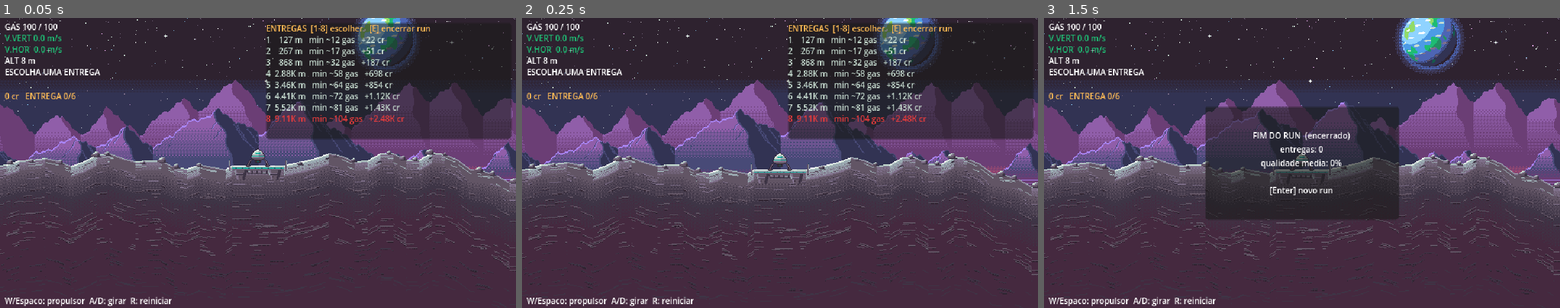
Above: before the commit, frames 1-3 (left to right).
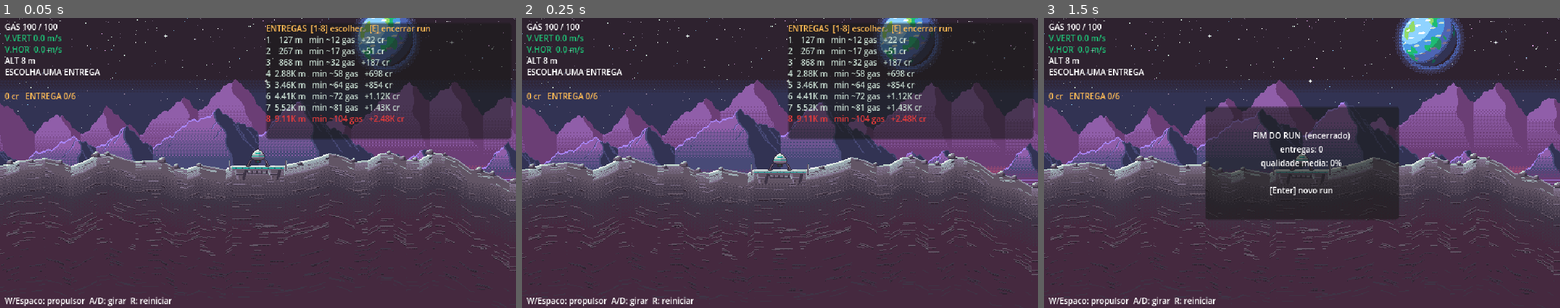
Above: after the commit, the same moments.

Repository: valdersonjr/incremental-lander
Game: Godot game, scene res://game/main.tscn
The game is run twice, just before and just after one commit, with the same random seed, the same clock (stepped at 60 frames per second) and the same inputs.
Inputs:
- Up to frame 1 (0.05 s): no input
- Up to frame 2 (0.25 s): no input
- Up to frame 3 (1.5 s): tap Enter (confirm) at 0.5 s; hold D (rotate_right) 0.53-1.28 s; hold Enter (confirm) 0.53-1.28 s; tap R (restart) at 1.25 s; hold A (rotate_left) from 1.28 s (still down); tap E (end_run) at 1.35 s

The runs differ from the first frame. In frame 1, 1.7% of the frame differs, in the area x 0-100%, y 21-53%; in frame 2, nothing differs; in frame 3, nothing differs.

Commit message:
Fase 8: cenas de Ares, Kronos e Titan no jogo + parallax vertical sem vãos
- pixel-art: export das três cenas aprovadas (mesmo estilo da Lua, rampas próprias)
- godot-dev: fundo com mesmo fator vertical para far/mid/plain e deslocamento limitado
  (planície sempre cobre o pé da tela); teste do limite
- Verificado: 48 testes; demo sem erros nos 4 planetas; capturas em altitude alta

Co-Authored-By: Claude Opus 5.5 <noreply@anthropic.com>
Claude-Session: https://claude.ai/code/session_01JhKCi9Us7j2H5LJGQ5fDNT

Diff:
--- /dev/null
+++ b/assets/bg/ares_layers.json
@@ -0,0 +1,29 @@
+{
+  "notes": "Gerado por art/src/bg/planet_scenes.py (pixel-art). Mesmo contrato de luna_layers.json.",
+  "horizon": 262,
+  "planet_pos": [
+    125,
+    143
+  ],
+  "far_y": 0,
+  "mid_y": 0,
+  "plain_y": 267,
+  "deep_color": "#6e2727",
+  "strip_depth": 176,
+  "strip_width": 128,
+  "face_slope": 0.15,
+  "rock_cell": [
+    16,
+    8
+  ],
+  "rock_base_row": 6,
+  "rock_count": 6,
+  "rock_widths": [
+    4,
+    5,
+    6,
+    8,
+    11,
+    7
+  ]
+}
--- /dev/null
+++ b/assets/bg/kronos_layers.json
@@ -0,0 +1,29 @@
+{
+  "notes": "Gerado por art/src/bg/planet_scenes.py (pixel-art). Mesmo contrato de luna_layers.json.",
+  "horizon": 262,
+  "planet_pos": [
+    411,
+    27
+  ],
+  "far_y": 0,
+  "mid_y": 0,
+  "plain_y": 267,
+  "deep_color": "#2e222f",
+  "strip_depth": 176,
+  "strip_width": 128,
+  "face_slope": 0.15,
+  "rock_cell": [
+    16,
+    8
+  ],
+  "rock_base_row": 6,
+  "rock_count": 6,
+  "rock_widths": [
+    4,
+    5,
+    6,
+    8,
+    11,
+    7
+  ]
+}
--- /dev/null
+++ b/assets/bg/titan_layers.json
@@ -0,0 +1,29 @@
+{
+  "notes": "Gerado por art/src/bg/planet_scenes.py (pixel-art). Mesmo contrato de luna_layers.json.",
+  "horizon": 262,
+  "planet_pos": [
+    123,
+    43
+  ],
+  "far_y": 0,
+  "mid_y": 0,
+  "plain_y": 267,
+  "deep_color": "#323353",
+  "strip_depth": 176,
+  "strip_width": 128,
+  "face_slope": 0.15,
+  "rock_cell": [
+    16,
+    8
+  ],
+  "rock_base_row": 6,
+  "rock_count": 6,
+  "rock_widths": [
+    4,
+    5,
+    6,
+    8,
+    11,
+    7
+  ]
+}
--- a/data/world.json
+++ b/data/world.json
@@ -62,14 +62,15 @@
     }
   },
   "background": {
-    "notes": "Fundo em camadas (arte em assets/bg/<planeta>_ …(81 unchanged characters)… tor [x, y] de rolagem (0 = preso a tela).",
+    "notes": "Fundo em camadas (arte em assets/bg/<planeta>_ …(81 unchanged characters)… tor [x, y] de rolagem (0 = preso a tela); far, mid e plain descem juntos (fator y igual; senao abre vao entre as camadas) — profundidade so no x. ground_margin = px minimos de planicie visiveis embaixo (limita o quanto o fundo desce).",
     "horizon_screen": 196,
+    "ground_margin": 40,
     "layers": {
       "sky": [0.0, 0.0],
       "planet": [0.0, 0.02],
-      "far": [0.03, 0.05],
+      "far": [0.03, 0.1],
       "mid": [0.08, 0.1],
-      "plain": [0.15, 0.16]
+      "plain": [0.15, 0.1]
     }
   },
   "camera": {
--- a/game/background/backdrop.gd
+++ b/game/background/backdrop.gd
@@ -10,6 +10,8 @@
 var _sprites: Dictionary = {}   # nome -> Sprite2D
 var _base: Dictionary = {}      # nome -> Vector2 (posicao na tela com a camera no chao)
 var _factors: Dictionary = {}   # nome -> Vector2
+var _min_y := -INF              # limites do deslocamento vertical (ver setup)
+var _max_y := INF
 
 
 ## Monta as camadas do planeta. ref_y = y da camera (mundo) quando o lander esta no chao da partida.
@@ -41,6 +43,13 @@
 		# o ceu fica preso a tela; o resto acompanha o horizonte deslocado para perto do chao
 		_base[layer_name] = tops[layer_name] + (Vector2.ZERO if layer_name == "sky" else Vector2(0, shift))
 		_factors[layer_name] = _vec(bg["layers"][layer_name])
+	# a planicie (camada mais baixa) precisa sempre cobrir o pe da tela: o fundo desce no maximo ate sobrar
+	# ground_margin px de planicie, e sobe no maximo ate o fim da textura da planicie
+	var view_h := float(ProjectSettings.get_setting("display/window/size/viewport_height"))
+	var plain_top: float = _base["plain"].y
+	var plain_h := float((_sprites["plain"] as Sprite2D).texture.get_height())
+	_max_y = view_h - float(bg["ground_margin"]) - plain_top
+	_min_y = view_h - (plain_top + plain_h)
 	follow(Vector2(0, ref_y))
 
 
@@ -48,7 +57,7 @@
 func follow(cam: Vector2) -> void:
 	for layer_name: String in _sprites:
 		var s: Sprite2D = _sprites[layer_name]
-		var off := TerrainArt.layer_offset(cam, _ref_y, _factors[layer_name])
+		var off := TerrainArt.layer_offset(cam, _ref_y, _factors[layer_name], _min_y, _max_y)
 		s.position = _base[layer_name] + Vector2(0, off.y)
 		if s.region_enabled:
 			s.region_rect.position.x = off.x
--- a/scripts/world/terrain_art.gd
+++ b/scripts/world/terrain_art.gd
@@ -79,9 +79,11 @@
 
 
 ## Deslocamento de uma camada de fundo (coordenadas de tela) para a camera em cam:
-## x = quanto rolar a textura (repete); y = quanto descer a camada quando a camera sobe acima de ref_y.
-static func layer_offset(cam: Vector2, ref_y: float, factor: Vector2) -> Vector2:
-	return Vector2(roundf(cam.x * factor.x), roundf((ref_y - cam.y) * factor.y))
+## x = quanto rolar a textura (repete); y = quanto descer a camada quando a camera sobe acima de ref_y,
+## limitado a [min_y, max_y] (a planicie nunca sai da tela nem descobre o fim da textura).
+static func layer_offset(cam: Vector2, ref_y: float, factor: Vector2, min_y: float = -INF,
+		max_y: float = INF) -> Vector2:
+	return Vector2(roundf(cam.x * factor.x), clampf(roundf((ref_y - cam.y) * factor.y), min_y, max_y))
 
 
 ## Canto sup. esq. do sprite da plataforma (topo do deck = altura da plataforma).
--- a/tests/unit/world/test_terrain_art.gd
+++ b/tests/unit/world/test_terrain_art.gd
@@ -41,7 +41,7 @@
 
 
 func test_planeta_sem_arte_usa_placeholder() -> void:
-	assert_true(TerrainArt.load_meta("titan").is_empty())
+	assert_true(TerrainArt.load_meta("planeta_sem_arte").is_empty())
 
 
 func test_parallax() -> void:
@@ -54,3 +54,10 @@
 	assert_eq(TerrainArt.pad_origin(pad), Vector2(60, 40), "deck de 64 px centrado; topo do deck na linha 10")
 	assert_eq(TerrainArt.beam_origin(pad).y + 84.0, 50.0, "base do feixe encosta no deck")
 	assert_true(TerrainArt.marker_origin(pad).y < TerrainArt.beam_origin(pad).y, "marcador acima do feixe")
+
+
+func test_parallax_limitado() -> void:
+	# camera muito alta: o deslocamento para no limite (a planicie nao sai da tela)
+	assert_eq(TerrainArt.layer_offset(Vector2(0, -5000), 0.0, Vector2(0, 0.1), -90.0, 119.0).y, 119.0)
+	assert_eq(TerrainArt.layer_offset(Vector2(0, 5000), 0.0, Vector2(0, 0.1), -90.0, 119.0).y, -90.0)
+	assert_eq(TerrainArt.layer_offset(Vector2(0, -500), 0.0, Vector2(0, 0.1), -90.0, 119.0).y, 50.0)
Binary file added: assets/bg/ares_far.png
Not shown, added: assets/bg/ares_far.png.import
Binary file added: assets/bg/ares_mid.png
Not shown, added: assets/bg/ares_mid.png.import
Binary file added: assets/bg/ares_plain.png
Not shown, added: assets/bg/ares_plain.png.import
Binary file added: assets/bg/ares_planet.png
Not shown, added: assets/bg/ares_planet.png.import
Binary file added: assets/bg/ares_sky.png
Not shown, added: assets/bg/ares_sky.png.import
Binary file added: assets/bg/kronos_far.png
Not shown, added: assets/bg/kronos_far.png.import
(and 47 more such lines)
